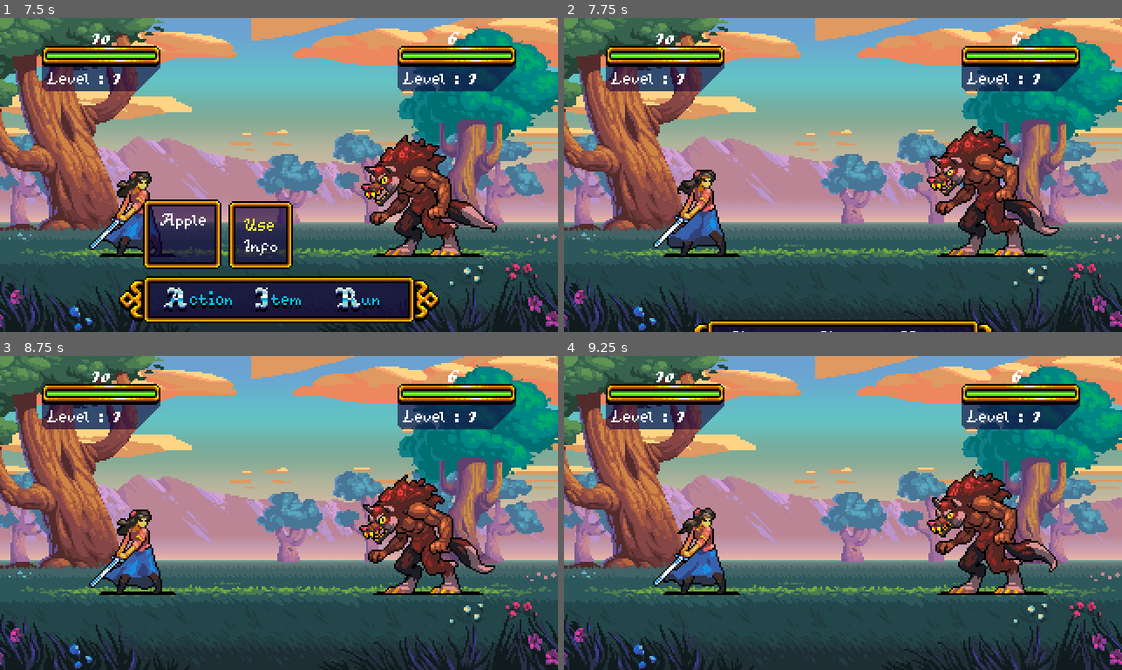
Above: before the commit, frames 1-4 (two rows, left to right).
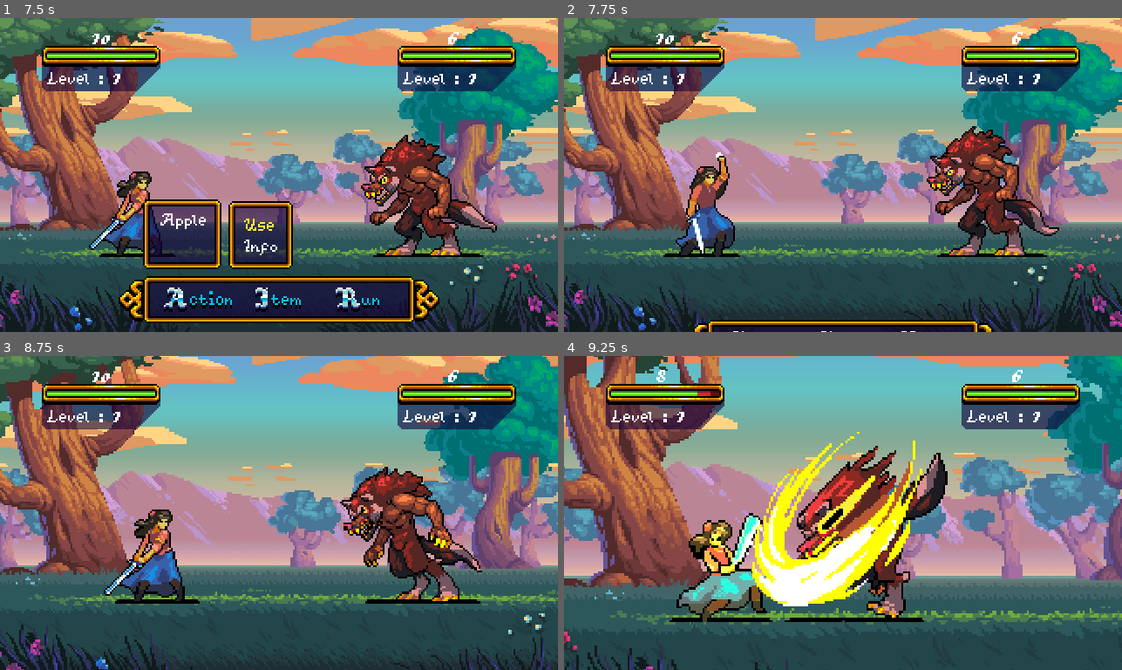
Above: after the commit, the same moments.

Repository: apiotrowski255/westwick
Game: Godot game, scene res://World/Town.tscn
Two runs of this game, one before a commit and one after it. Both use one fixed random seed, a clock stepped at 60 frames per second and the inputs below.
Inputs:
- Up to frame 1 (7.5 s): tap Enter (ui_accept) at 0.5, 0.77, 1.52, 3.02, 3.77, 4.52, 6.02, 6.77 s; hold Right (ui_right) 0.53-1.28 s; hold Down (ui_down) 1.28-2.03 s; hold Right (ui_right) 2.03-2.78 s; hold Up (ui_up) 2.78-3.53 s; hold Left (ui_left) 3.53-5.03 s; hold Down (ui_down) 5.03-5.78 s; hold Right (ui_right) 5.78-6.53 s; hold Up (ui_up) 6.53-7.28 s; hold Right (ui_right) from 7.28 s (still down)
- Up to frame 2 (7.75 s): keep holding Right (ui_right); tap Enter (ui_accept) at 7.52 s
- Up to frame 3 (8.75 s): release Right (ui_right) at 8.03 s; hold Down (ui_down) from 8.03 s (still down)
- Up to frame 4 (9.25 s): release Down (ui_down) at 8.78 s; hold Left (ui_left) from 8.78 s (still down); tap Enter (ui_accept) at 9.02 s

Frame 1 is identical in both runs. In frame 2, 2.0% of the frame differs, in the area x 15-31%, y 42-77%; in frame 3, 41%; in frame 4, 64%, in the area x 0-100%, y 0-100%.

Commit message:
Starting projectiles class

Diff:
--- a/Battle/Battle.gd
+++ b/Battle/Battle.gd
@@ -63,9 +63,20 @@
 	var selected_resource : Resource = yield(battle_menu_manager, "battle_menu_resource_selected")
 
 	if selected_resource is DamageBattleAction:
-		battle_camera.focus_target(enemy_camera_position, ZOOM_IN)
-		var battle_action = player_battle_unit.stats.battle_actions.front()
-		player_battle_unit.melee_attack(enemy_battle_unit, battle_action)
+		match selected_resource.type:
+			DamageBattleAction.Type.MELEE:
+				battle_camera.focus_target(enemy_camera_position, ZOOM_IN)
+				player_battle_unit.melee_attack(enemy_battle_unit, selected_resource)
+			DamageBattleAction.Type.RANGED:
+				player_battle_unit.ranged_attack(enemy_battle_unit, selected_resource)
+	elif selected_resource.name == "Defend":
+		asyncTurnPool.append(self)
+		player_battle_unit.defend = true
+		timer.start(1.0)
+		yield(timer, "timeout")
+		asyncTurnPool.remove(self)
+	elif selected_resource is Item:
+		player_battle_unit.use_item(player_battle_unit, selected_resource)
 	elif selected_resource.name == "Run":
 		exit_battle()
 
--- /dev/null
+++ b/Battle/BattleShield.tscn
@@ -0,0 +1,46 @@
+[gd_scene load_steps=4 format=2]
+
+[ext_resource path="res://Sprites/Shield.png" type="Texture" id=1]
+
+[sub_resource type="Animation" id=1]
+resource_name = "Hover"
+length = 1.6
+loop = true
+tracks/0/type = "value"
+tracks/0/path = NodePath("Sprite:position")
+tracks/0/interp = 2
+tracks/0/loop_wrap = true
+tracks/0/imported = false
+tracks/0/enabled = true
+tracks/0/keys = {
+"times": PoolRealArray( 0, 0.8, 1.6 ),
+"transitions": PoolRealArray( 1, 1, 1 ),
+"update": 0,
+"values": [ Vector2( 0, 2 ), Vector2( 0, -2 ), Vector2( 0, 2 ) ]
+}
+
+[sub_resource type="Animation" id=2]
+length = 0.001
+tracks/0/type = "value"
+tracks/0/path = NodePath("Sprite:position")
+tracks/0/interp = 1
+tracks/0/loop_wrap = true
+tracks/0/imported = false
+tracks/0/enabled = true
+tracks/0/keys = {
+"times": PoolRealArray( 0 ),
+"transitions": PoolRealArray( 1 ),
+"update": 0,
+"values": [ Vector2( 0, 2 ) ]
+}
+
+[node name="BattleShield" type="Node2D"]
+
+[node name="Sprite" type="Sprite" parent="."]
+position = Vector2( 0, 2 )
+texture = ExtResource( 1 )
+
+[node name="AnimationPlayer" type="AnimationPlayer" parent="."]
+autoplay = "Hover"
+anims/Hover = SubResource( 1 )
+anims/RESET = SubResource( 2 )
--- a/Battle/BattleUnit.gd
+++ b/Battle/BattleUnit.gd
@@ -8,8 +8,11 @@
 
 export(Resource) var stats setget set_stats
 
-onready var battle_animations : BattleAnimations
+var battle_animations : BattleAnimations
+var defend : bool = false setget set_defend
+
 onready var root_position := global_position
+onready var battle_shield: Node2D = $BattleShield
 
 func set_stats(value : ClassStats) -> void:
 	stats = value
@@ -17,6 +20,10 @@
 	if battle_animations is BattleAnimations: battle_animations.queue_free()
 	battle_animations = stats.battle_animations.instance()
 	add_child(battle_animations)
+
+func set_defend(value: bool) -> void:
+	defend = value
+	battle_shield.visible = defend
 
 func melee_attack(target : BattleUnit, battle_action : DamageBattleAction) -> void:
 	asyncTurnPool.append(self)
@@ -42,6 +49,31 @@
 	z_index = 0
 	asyncTurnPool.remove(self)
 
+func ranged_attack(target: BattleUnit, battle_action: DamageBattleAction) -> void:
+	asyncTurnPool.append(self)
+	battle_animations.play("RangedAnticipation")
+	yield(battle_animations, "animation_finished")
+	deal_damage(target, battle_action)
+	target.take_hit(self)
+	var projectile = load("res://Projectiles/Projectile.tscn").instance()
+	get_tree().current_scene.add_child(projectile)
+	projectile.global_position = global_position
+	projectile.move_to(target)
+	battle_animations.play("RangedRelease")
+	yield(battle_animations, "animation_finished")
+	battle_animations.play("Idle")
+	asyncTurnPool.remove(self)
+
+
+func use_item(target: BattleUnit, item: Item) -> void:
+	asyncTurnPool.append(self)
+	battle_animations.play("ItemAnticipation")
+	yield(battle_animations, "animation_finished")
+	stats.health += item.heal_amount
+	battle_animations.play("ItemRelease")
+	yield(battle_animations, "animation_finished")
+	battle_animations.play("Idle")
+	asyncTurnPool.remove(self)
 
 func take_hit(attacker : BattleUnit) -> void:
 	asyncTurnPool.append(self)
@@ -72,5 +104,7 @@
 
 func deal_damage(target: BattleUnit, battle_action : DamageBattleAction) -> void:
 	var damage = ((stats.level * 3 + (1 - target.stats.defense * 0.05)) / 2) * ((stats.attack + battle_action.damage / 5) / 6)
+	if target.defend:
+		target.defend = false
+		damage = round(damage / 2)
 	target.stats.health -= damage
-	print(target.stats.health)
--- a/Battle/BattleUnit.tscn
+++ b/Battle/BattleUnit.tscn
@@ -1,6 +1,12 @@
-[gd_scene load_steps=2 format=2]
+[gd_scene load_steps=3 format=2]
 
 [ext_resource path="res://Battle/BattleUnit.gd" type="Script" id=1]
+[ext_resource path="res://Battle/BattleShield.tscn" type="PackedScene" id=2]
 
 [node name="BattleUnit" type="Node2D"]
 script = ExtResource( 1 )
+
+[node name="BattleShield" parent="." instance=ExtResource( 2 )]
+visible = false
+position = Vector2( 20, -24 )
+z_index = 5
--- a/Battle/ElizabethBattleAnimations.tscn
+++ b/Battle/ElizabethBattleAnimations.tscn
@@ -202,6 +202,38 @@
 "transitions": PoolRealArray( 1 ),
 "update": 0,
 "values": [ Vector2( 19, 0 ) ]
+}
+
+[sub_resource type="Animation" id=10]
+resource_name = "RangedAnticipation"
+length = 0.4
+tracks/0/type = "value"
+tracks/0/path = NodePath(".:frame")
+tracks/0/interp = 1
+tracks/0/loop_wrap = true
+tracks/0/imported = false
+tracks/0/enabled = true
+tracks/0/keys = {
+"times": PoolRealArray( 0, 0.1, 0.2, 0.3 ),
+"transitions": PoolRealArray( 1, 1, 1, 1 ),
+"update": 1,
+"values": [ 27, 28, 29, 30 ]
+}
+
+[sub_resource type="Animation" id=11]
+resource_name = "RangedRelease"
+length = 0.2
+tracks/0/type = "value"
+tracks/0/path = NodePath(".:frame")
+tracks/0/interp = 1
+tracks/0/loop_wrap = true
+tracks/0/imported = false
+tracks/0/enabled = true
+tracks/0/keys = {
+"times": PoolRealArray( 0, 0.1 ),
+"transitions": PoolRealArray( 1, 1 ),
+"update": 1,
+"values": [ 31, 32 ]
 }
 
 [sub_resource type="Animation" id=5]
@@ -238,6 +270,8 @@
 anims/ItemRelease = SubResource( 9 )
 anims/Melee = SubResource( 4 )
 anims/RESET = SubResource( 2 )
+anims/RangedAnticipation = SubResource( 10 )
+anims/RangedRelease = SubResource( 11 )
 anims/Return = SubResource( 5 )
 
 [node name="Shadown" type="Sprite" parent="."]
--- /dev/null
+++ b/BattleActions/RangedBattleAction.tres
@@ -0,0 +1,10 @@
+[gd_resource type="Resource" load_steps=2 format=2]
+
+[ext_resource path="res://BattleActions/DamageBattleAction.gd" type="Script" id=1]
+
+[resource]
+script = ExtResource( 1 )
+name = "Ranged"
+description = "A basic ranged attack"
+type = 1
+damage = 7
--- a/ClassStats/ElizabethClassStats.tres
+++ b/ClassStats/ElizabethClassStats.tres
@@ -1,10 +1,11 @@
-[gd_resource type="Resource" load_steps=6 format=2]
+[gd_resource type="Resource" load_steps=7 format=2]
 
 [ext_resource path="res://ClassStats/PlayerClassStats.gd" type="Script" id=1]
 [ext_resource path="res://Battle/ElizabethBattleAnimations.tscn" type="PackedScene" id=2]
 [ext_resource path="res://BattleActions/MeleeBattleAction.tres" type="Resource" id=3]
 [ext_resource path="res://BattleActions/DefendBattleAction.tres" type="Resource" id=4]
 [ext_resource path="res://Items/Inventory.tres" type="Resource" id=5]
+[ext_resource path="res://BattleActions/RangedBattleAction.tres" type="Resource" id=6]
 
 [resource]
 script = ExtResource( 1 )
@@ -12,6 +13,6 @@
 max_health = 10
 attack = 8
 defense = 8
-battle_actions = [ ExtResource( 3 ), ExtResource( 4 ) ]
+battle_actions = [ ExtResource( 3 ), ExtResource( 6 ), ExtResource( 4 ) ]
 battle_animations = ExtResource( 2 )
 inventory = ExtResource( 5 )
--- a/Items/AppleItem.tres
+++ b/Items/AppleItem.tres
@@ -1,6 +1,6 @@
 [gd_resource type="Resource" load_steps=3 format=2]
 
-[ext_resource path="res://Items/Item.gd" type="Script" id=1]
+[ext_resource path="res://Items/HealingItem.gd" type="Script" id=1]
 [ext_resource path="res://Sprites/Apple.png" type="Texture" id=2]
 
 [resource]
@@ -9,3 +9,4 @@
 description = "A small fruit that heals 2 health."
 amount = 1
 overworld_sprite = ExtResource( 2 )
+heal_amount = 2
--- /dev/null
+++ b/Items/HealingItem.gd
@@ -0,0 +1,3 @@
+extends Item
+
+export(int) var heal_amount = 2
--- /dev/null
+++ b/Projectiles/Projectile.gd
@@ -0,0 +1,12 @@
+extends Node2D
+class_name Projectile
+
+var asyncTurnPool: AsyncTurnPool = ReferenceStash.asyncTurnPool
+
+func move_to(target: BattleUnit) -> void:
+	asyncTurnPool.append(self)
+	var tween := create_tween().set_trans(Tween.TRANS_CIRC).set_ease(Tween.EASE_IN)
+	tween.tween_property(self, "global_position", target.global_position, 0.2).from_current()
+	yield(tween, "finished")
+	asyncTurnPool.remove(self)
+	queue_free()
--- /dev/null
+++ b/Projectiles/Projectile.tscn
@@ -0,0 +1,38 @@
+[gd_scene load_steps=8 format=2]
+
+[ext_resource path="res://Projectiles/Projectile.gd" type="Script" id=1]
+[ext_resource path="res://Sprites/Fireball.png" type="Texture" id=2]
+
+[sub_resource type="AtlasTexture" id=1]
+atlas = ExtResource( 2 )
+region = Rect2( 0, 0, 64, 64 )
+
+[sub_resource type="AtlasTexture" id=2]
+atlas = ExtResource( 2 )
+region = Rect2( 64, 0, 64, 64 )
+
+[sub_resource type="AtlasTexture" id=3]
+atlas = ExtResource( 2 )
+region = Rect2( 128, 0, 64, 64 )
+
+[sub_resource type="AtlasTexture" id=4]
+atlas = ExtResource( 2 )
+region = Rect2( 192, 0, 64, 64 )
+
+[sub_resource type="SpriteFrames" id=5]
+animations = [ {
+"frames": [ SubResource( 1 ), SubResource( 2 ), SubResource( 3 ), SubResource( 4 ) ],
+"loop": true,
+"name": "Effect",
+"speed": 8.0
+} ]
+
+[node name="Projectile" type="Node2D"]
+script = ExtResource( 1 )
+
+[node name="AnimatedSprite" type="AnimatedSprite" parent="."]
+position = Vector2( -8, 0 )
+frames = SubResource( 5 )
+animation = "Effect"
+frame = 1
+playing = true
--- a/UI/BattleMenuManager.gd
+++ b/UI/BattleMenuManager.gd
@@ -19,7 +19,6 @@
 
 func _ready() -> void:
 	action_list.fill(elizabethStats.battle_actions)
-	item_list.fill(elizabethStats.inventory.items)
 
 func show_battle_menu() -> void:
 	yield(battle_menu.show_menu(), "completed")
@@ -53,8 +52,11 @@
 func _on_ContextMenu_option_selected(option : int) -> void:
 	match option:
 		ContextMenu.USE:
-			uiStack.clear()
-			battle_menu.show()
+			# uiStack.clear()
+			# battle_menu.show()
+			uiStack.pop()
+			uiStack.pop()
+			battle_menu.release_focus()
 			battle_menu.hide_menu()
 			battle_menu.release_focus()
 			if selected_resource is Item:
--- a/UI/BattleMenuManager.tscn
+++ b/UI/BattleMenuManager.tscn
@@ -1,10 +1,11 @@
-[gd_scene load_steps=6 format=2]
+[gd_scene load_steps=7 format=2]
 
 [ext_resource path="res://UI/BattleMenuManager.gd" type="Script" id=1]
 [ext_resource path="res://UI/BattleMenu.tscn" type="PackedScene" id=2]
 [ext_resource path="res://UI/ScrollList.tscn" type="PackedScene" id=3]
 [ext_resource path="res://UI/ContextMenu.tscn" type="PackedScene" id=4]
 [ext_resource path="res://UI/InfoMenu.tscn" type="PackedScene" id=5]
+[ext_resource path="res://UI/ItemList.tscn" type="PackedScene" id=6]
 
 [node name="BattleMenuManager" type="Control"]
 anchor_right = 1.0
@@ -31,7 +32,7 @@
 margin_bottom = 44.0
 size_flags_vertical = 8
 
-[node name="ItemList" parent="BattleMenu/SubmenuPosition/MenuContainer" instance=ExtResource( 3 )]
+[node name="ItemList" parent="BattleMenu/SubmenuPosition/MenuContainer" instance=ExtResource( 6 )]
 unique_name_in_owner = true
 visible = false
 margin_right = 18.0
--- /dev/null
+++ b/UI/ItemList.gd
@@ -0,0 +1,28 @@
+# Specifically for Inventory items.
+extends ScrollList
+
+var inventory : Inventory = ReferenceStash.inventory
+
+func _ready() -> void:
+	fill(inventory.items)
+	inventory.connect("item_added", self, "_on_item_added")
+	inventory.connect("item_changed", self, "_on_item_changed")
+	inventory.connect("item_removed", self, "_on_item_removed")
+
+func update_item_button_text(button: ResourceButton) -> void:
+	button.text = button.resource.name
+
+func _on_item_added(item_index: int, item: Item) -> void:
+	var item_button: ResourceButton = add_resource_button()
+	item_button.resource = item
+	update_item_button_text(item_button)
+
+func _on_item_changed(item_index: int, item: Item) -> void:
+	var item_button: ResourceButton = button_container.get_child(item_index)
+	item_button.resource = item
+	update_item_button_text(item_button)
+
+func _on_item_removed(item_index: int) -> void:
+	var item_button: ResourceButton = button_container.get_child(item_index)
+	focus_nodes.remove(item_index)
+	item_button.queue_free()
--- /dev/null
+++ b/UI/ItemList.tscn
@@ -0,0 +1,7 @@
+[gd_scene load_steps=3 format=2]
+
+[ext_resource path="res://UI/ScrollList.tscn" type="PackedScene" id=1]
+[ext_resource path="res://UI/ItemList.gd" type="Script" id=2]
+
+[node name="ItemList" instance=ExtResource( 1 )]
+script = ExtResource( 2 )
--- a/project.godot
+++ b/project.godot
@@ -98,6 +98,11 @@
 "class": "PlayerClassStats",
 "language": "GDScript",
 "path": "res://ClassStats/PlayerClassStats.gd"
+}, {
+"base": "Node2D",
+"class": "Projectile",
+"language": "GDScript",
+"path": "res://Projectiles/Projectile.gd"
 }, {
 "base": "ParentButton",
 "class": "ResourceButton",
@@ -138,6 +143,7 @@
 "NPC": "",
 "ParentButton": "",
 "PlayerClassStats": "",
+"Projectile": "",
 "ResourceButton": "",
 "ScrollList": "",
 "TurnManager": "",
Not shown: 1 places in Battle/ElizabethBattleAnimations.tscn that only renumber resources
